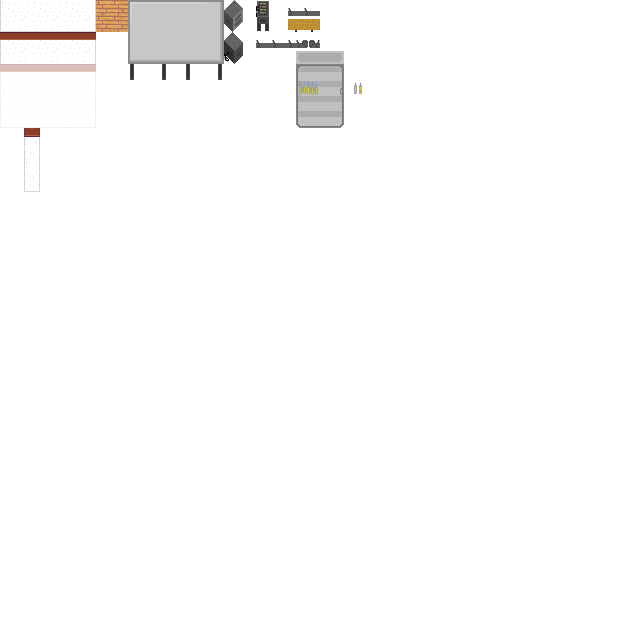
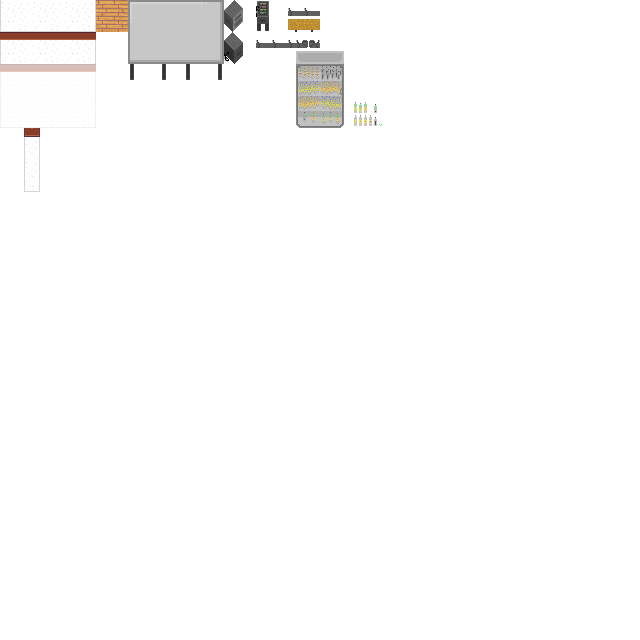
Revision of a layered (640, 640) image; what changed, layer by layer:
painted on "Ebene" over (x1=299, y1=66, x2=382, y2=126)
